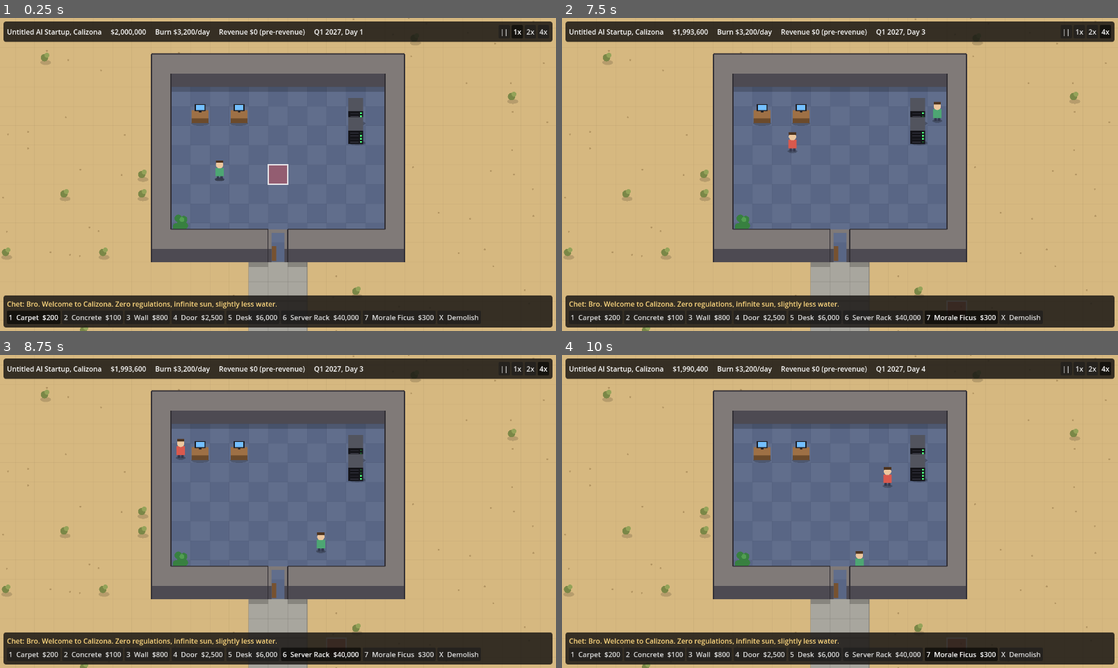
Above: before the commit, frames 1-4 (two rows, left to right).
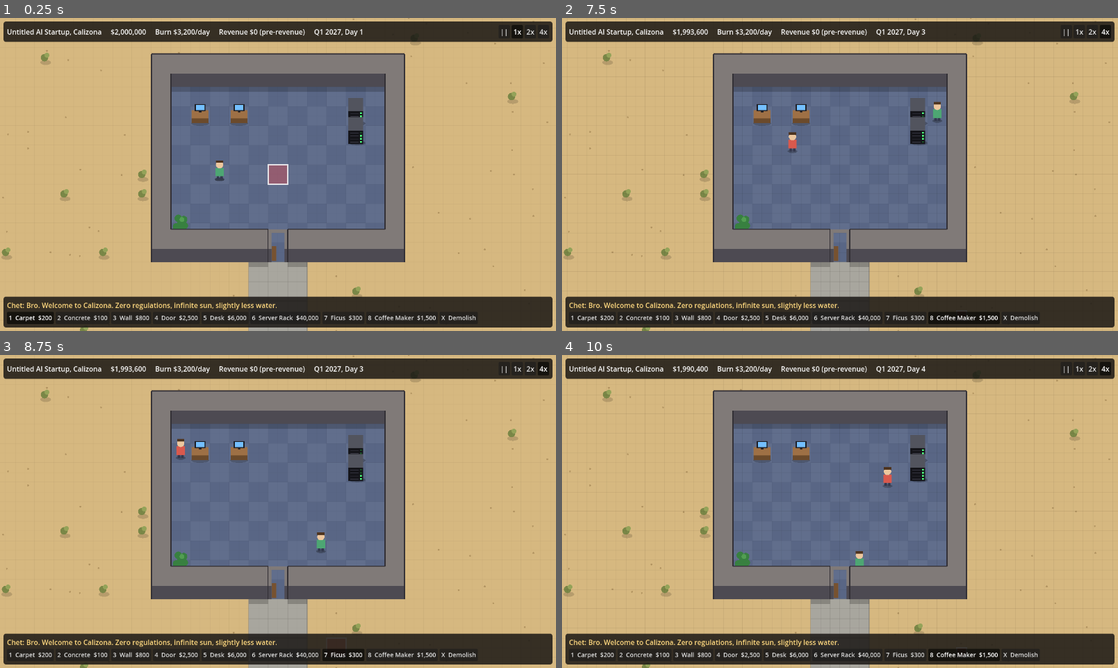
Above: after the commit, the same moments.

Repository: noahmvanderpol-source/AiTycoon
Game: Godot game, scene res://scenes/main.tscn
Same seed, same stepped clock (60 frames per second), same inputs: the game is played once before the commit and once after it.
Inputs (mouse positions are in pixels of both pictures, inside the frame that each line leads up to):
- Up to frame 1 (0.25 s): no input
- Up to frame 2 (7.5 s): click "||" at 0.5 s; click "1x" at 1.25 s; click "2x" at 2 s; click "4x" at 2.75 s; click "1 Carpet $200" at 3.5 s; click "2 Concrete $100" at 4.25 s; click "3 Wall $800" at 5 s; click "4 Door $2,500" at 5.75 s; click "5 Desk $6,000" at 6.5 s; click (962, 318) at 7.25 s, where only the run before the commit has a clickable "7 Morale Ficus $300"
- Up to frame 3 (8.75 s): click (344, 655) at 8 s, where only the run after the commit has a clickable "7 Ficus $300"
- Up to frame 4 (10 s): click "X Demolish" at 8.75 s; click (962, 655) at 9.5 s, where only the run after the commit has a clickable "8 Coffee Maker $1,500"

The runs differ from the first frame. In frame 1, 1.9% of the frame differs, in the area x 0-100%, y 88-98%; in frame 2, 1.9%, in the area x 0-100%, y 12-98%; in frame 3, 1.9%; in frame 4, 1.9%.

Commit message:
Add a 2x2 subgrid per tile for small, precisely placed items
Small items snap to quarter-tile cells and don't block walking. The
Coffee Maker is the first one; four fit on a tile.

Co-Authored-By: Claude Opus 5.5 (1M context) <noreply@anthropic.com>
Claude-Session: https://claude.ai/code/session_01TSwWZ7aWjsryxDYJgF42d6

Diff:
--- a/scripts/main.gd
+++ b/scripts/main.gd
@@ -3,6 +3,7 @@
 ## construction tools (Prison Architect style: you build, staff wander around).
 
 const TILE := 32
+const SUB := TILE / 2  # each tile splits into a 2x2 subgrid for small, precisely placed items
 const WALL_H := 22.0  # how tall walls look in the three-quarter view
 const GRID_W := 64
 const GRID_H := 48
@@ -13,6 +14,7 @@
 const RACK_POWER_PER_DAY := 400
 
 # Every buildable thing. layer: which map layer it lives on. drag: how the mouse places it.
+# Things on the "sub" layer take one subgrid cell (a quarter tile) and don't block walking.
 const TOOLS := [
 	{"id": "carpet", "name": "Carpet", "layer": "floor", "cost": 200, "drag": "fill"},
 	{"id": "concrete", "name": "Concrete", "layer": "floor", "cost": 100, "drag": "fill"},
@@ -20,7 +22,8 @@
 	{"id": "door", "name": "Door", "layer": "wall", "cost": 2500, "drag": "single"},
 	{"id": "desk", "name": "Desk", "layer": "object", "cost": 6000, "drag": "paint"},
 	{"id": "rack", "name": "Server Rack", "layer": "object", "cost": 40000, "drag": "paint"},
-	{"id": "ficus", "name": "Morale Ficus", "layer": "object", "cost": 300, "drag": "paint"},
+	{"id": "ficus", "name": "Ficus", "layer": "object", "cost": 300, "drag": "paint"},
+	{"id": "coffee", "name": "Coffee Maker", "layer": "sub", "cost": 1500, "drag": "paint"},
 	{"id": "demolish", "name": "Demolish", "layer": "", "cost": 0, "drag": "fill"},
 ]
 
@@ -38,12 +41,14 @@
 var floor_tiles := {}  # Vector2i -> "carpet" / "concrete"
 var wall_tiles := {}  # Vector2i -> "wall" / "door"
 var objects := {}  # Vector2i -> "desk" / "rack" / "ficus"
+var sub_objects := {}  # subgrid cell Vector2i -> "coffee"
 
 var money := 2_000_000
 var day := 1
 var speed := 1
 var tool_index := 0
 var hover := Vector2i(-1, -1)
+var hover_sub := Vector2i(-1, -1)
 var dragging := false
 var drag_start := Vector2i.ZERO
 var paint_tiles := {}
@@ -157,6 +162,7 @@
 		b.text = "%s  %s" % [key, tool.name] if tool.cost == 0 else "%s  %s  %s" % [key, tool.name, _money(tool.cost)]
 		b.toggle_mode = true
 		b.focus_mode = Control.FOCUS_NONE
+		b.add_theme_font_size_override("font_size", 14)
 		b.pressed.connect(_select_tool.bind(i))
 		row.add_child(b)
 		tool_buttons.append(b)
@@ -225,8 +231,9 @@
 		_chet(CHET_TIPS[_tip])
 
 	hover = _mouse_tile()
+	hover_sub = Vector2i((get_global_mouse_position() / SUB).floor())
 	if paint_tiles.size() > 0 and dragging and _in_bounds(hover):
-		paint_tiles[hover] = true
+		paint_tiles[_cursor()] = true
 	_update_staff(delta * maxf(speed, 0.0))
 	_update_hud()
 	_update_cost_label()
@@ -266,7 +273,7 @@
 					drag_start = hover
 					paint_tiles.clear()
 					if TOOLS[tool_index].drag == "paint":
-						paint_tiles[hover] = true
+						paint_tiles[_cursor()] = true
 			MOUSE_BUTTON_RIGHT:
 				if dragging:
 					dragging = false
@@ -303,11 +310,32 @@
 	return (Vector2(t) + Vector2(0.5, 0.5)) * TILE
 
 
+func _is_sub_tool() -> bool:
+	return TOOLS[tool_index].layer == "sub"
+
+
+# The cell under the mouse for the current tool: a tile, or a subgrid cell for small items.
+func _cursor() -> Vector2i:
+	return hover_sub if _is_sub_tool() else hover
+
+
+func _tile_of_sub(c: Vector2i) -> Vector2i:
+	return Vector2i(floori(c.x / 2.0), floori(c.y / 2.0))
+
+
+func _subs_in(t: Vector2i) -> Array:
+	var out := []
+	for o in [Vector2i(0, 0), Vector2i(1, 0), Vector2i(0, 1), Vector2i(1, 1)]:
+		if sub_objects.has(t * 2 + o):
+			out.append(t * 2 + o)
+	return out
+
+
 func _drag_tiles() -> Array:
 	var tool: Dictionary = TOOLS[tool_index]
 	match tool.drag:
 		"single":
-			return [hover]
+			return [_cursor()]
 		"paint":
 			return paint_tiles.keys()
 	var a := Vector2i(mini(drag_start.x, hover.x), mini(drag_start.y, hover.y))
@@ -323,19 +351,23 @@
 
 
 func _can_place(id: String, t: Vector2i) -> bool:
+	if id == "coffee":  # t is a subgrid cell
+		var tile := _tile_of_sub(t)
+		return _in_bounds(tile) and floor_tiles.has(tile) and not wall_tiles.has(tile) \
+			and not objects.has(tile) and not sub_objects.has(t)
 	if not _in_bounds(t):
 		return false
 	match id:
 		"carpet", "concrete":
 			return floor_tiles.get(t) != id
 		"wall":
-			return not wall_tiles.has(t) and not objects.has(t)
+			return not wall_tiles.has(t) and not objects.has(t) and _subs_in(t).is_empty()
 		"door":
-			return wall_tiles.get(t) != "door" and not objects.has(t)
+			return wall_tiles.get(t) != "door" and not objects.has(t) and _subs_in(t).is_empty()
 		"demolish":
-			return objects.has(t) or wall_tiles.has(t) or floor_tiles.has(t)
+			return objects.has(t) or wall_tiles.has(t) or floor_tiles.has(t) or not _subs_in(t).is_empty()
 	# furniture
-	return floor_tiles.has(t) and not wall_tiles.has(t) and not objects.has(t)
+	return floor_tiles.has(t) and not wall_tiles.has(t) and not objects.has(t) and _subs_in(t).is_empty()
 
 
 func _tool_by_id(id: String) -> Dictionary:
@@ -365,11 +397,19 @@
 			"floor": floor_tiles[t] = tool.id
 			"wall": wall_tiles[t] = tool.id
 			"object": objects[t] = tool.id
+			"sub": sub_objects[t] = tool.id
 	_after_build()
 
 
 func _demolish(t: Vector2i) -> void:
 	# Removes the top-most thing on a tile and refunds half its price.
+	# Small subgrid items go first, all of the tile's at once.
+	var subs := _subs_in(t)
+	if not subs.is_empty():
+		for c in subs:
+			money += int(_tool_by_id(sub_objects[c]).cost / 2)
+			sub_objects.erase(c)
+		return
 	for layer in [objects, wall_tiles, floor_tiles]:
 		if layer.has(t):
 			money += int(_tool_by_id(layer[t]).cost / 2)
@@ -455,6 +495,13 @@
 			else:
 				_draw_sand(t)
 	var grid := Color(0, 0, 0, 0.06)
+	if camera.zoom.x >= 1.0 or _is_sub_tool():
+		# Fainter subgrid lines halfway across each tile; stronger while placing small items.
+		var sub_grid := Color(0, 0, 0, 0.1 if _is_sub_tool() else 0.025)
+		for x in range(a.x, b.x):
+			draw_line(Vector2(x + 0.5, a.y) * TILE, Vector2(x + 0.5, b.y) * TILE, sub_grid)
+		for y in range(a.y, b.y):
+			draw_line(Vector2(a.x, y + 0.5) * TILE, Vector2(b.x, y + 0.5) * TILE, sub_grid)
 	for x in range(a.x, b.x + 1):
 		draw_line(Vector2(x, a.y) * TILE, Vector2(x, b.y) * TILE, grid)
 	for y in range(a.y, b.y + 1):
@@ -467,6 +514,11 @@
 		if not rows.has(t.y):
 			rows[t.y] = []
 		rows[t.y].append(t)
+	for c in sub_objects:
+		var r := _tile_of_sub(c).y
+		if not rows.has(r):
+			rows[r] = []
+		rows[r].append({"sub": c})
 	for s in staff:
 		var r := int(s.pos.y / TILE)
 		if not rows.has(r):
@@ -474,7 +526,9 @@
 		rows[r].append(s)
 	for y in range(a.y, b.y + 2):
 		for item in rows.get(y, []):
-			if item is Dictionary:
+			if item is Dictionary and item.has("sub"):
+				call("_draw_" + sub_objects[item.sub], Vector2(item.sub) * SUB)
+			elif item is Dictionary:
 				_draw_person(item.pos, item.shirt)
 			elif wall_tiles.get(item) == "wall":
 				_draw_wall(item)
@@ -580,6 +634,14 @@
 	draw_circle(p + Vector2(18, -6), 4, Color(0.32, 0.62, 0.32))
 
 
+func _draw_coffee(p: Vector2) -> void:
+	# p is the top-left of a 16x16 subgrid cell.
+	_ellipse(p + Vector2(8, 14), 7, 2.5, Color(0, 0, 0, 0.2))
+	_box(Rect2(p + Vector2(3, 4), Vector2(10, 10)), 8, Color(0.2, 0.2, 0.22), Color(0.12, 0.12, 0.13))
+	draw_rect(Rect2(p + Vector2(5, 7), Vector2(6, 4)), Color(0.35, 0.22, 0.12))  # the pot
+	draw_rect(Rect2(p + Vector2(10, -3), Vector2(2, 2)), Color(1, 0.25, 0.2) if int(_time * 2) % 2 == 0 else Color(0.4, 0.1, 0.1))
+
+
 func _draw_person(pos: Vector2, shirt: Color) -> void:
 	var feet := pos + Vector2(0, 8)
 	_ellipse(feet, 8, 3, Color(0, 0, 0, 0.25))
@@ -594,11 +656,12 @@
 	if not _in_bounds(hover):
 		return
 	var tool: Dictionary = TOOLS[tool_index]
-	var tiles: Array = _drag_tiles() if dragging else [hover]
+	var size := SUB if _is_sub_tool() else TILE
+	var tiles: Array = _drag_tiles() if dragging else [_cursor()]
 	for t in tiles:
 		var ok := _can_place(tool.id, t)
 		var c := Color(1, 0.3, 0.3, 0.35) if tool.id == "demolish" or not ok else Color(0.4, 1, 0.5, 0.35)
 		if tool.id == "demolish" and not ok:
 			c = Color(1, 1, 1, 0.15)
-		draw_rect(Rect2(Vector2(t) * TILE, Vector2(TILE, TILE)), c)
-	draw_rect(Rect2(Vector2(hover) * TILE, Vector2(TILE, TILE)), Color(1, 1, 1, 0.8), false, 2.0)
+		draw_rect(Rect2(Vector2(t) * size, Vector2(size, size)), c)
+	draw_rect(Rect2(Vector2(_cursor()) * size, Vector2(size, size)), Color(1, 1, 1, 0.8), false, 2.0)
Not shown, changed: README.md
